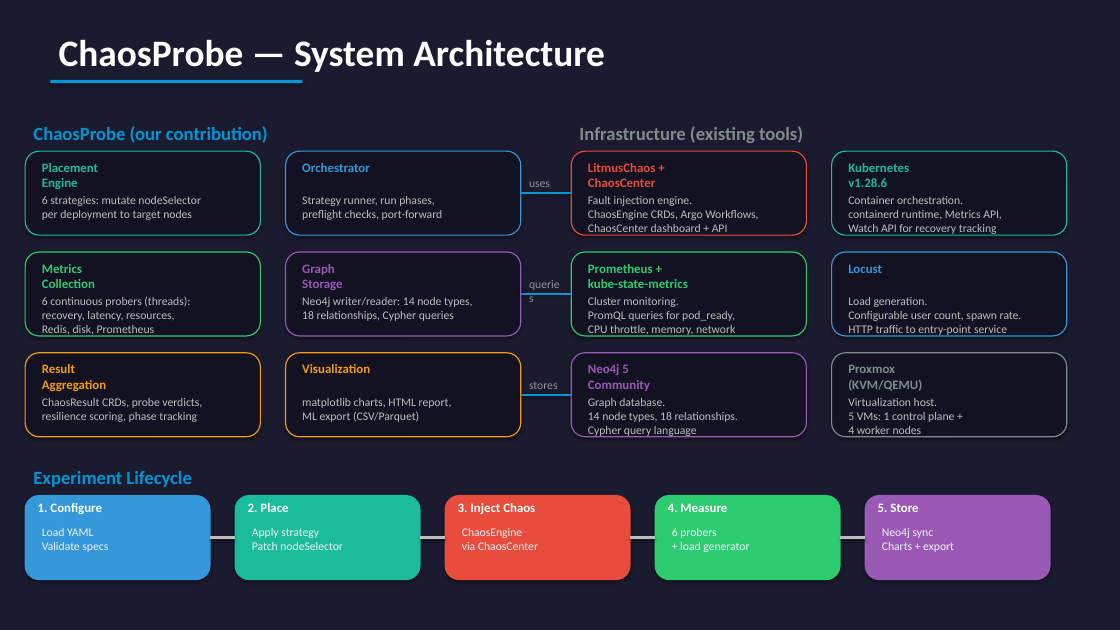
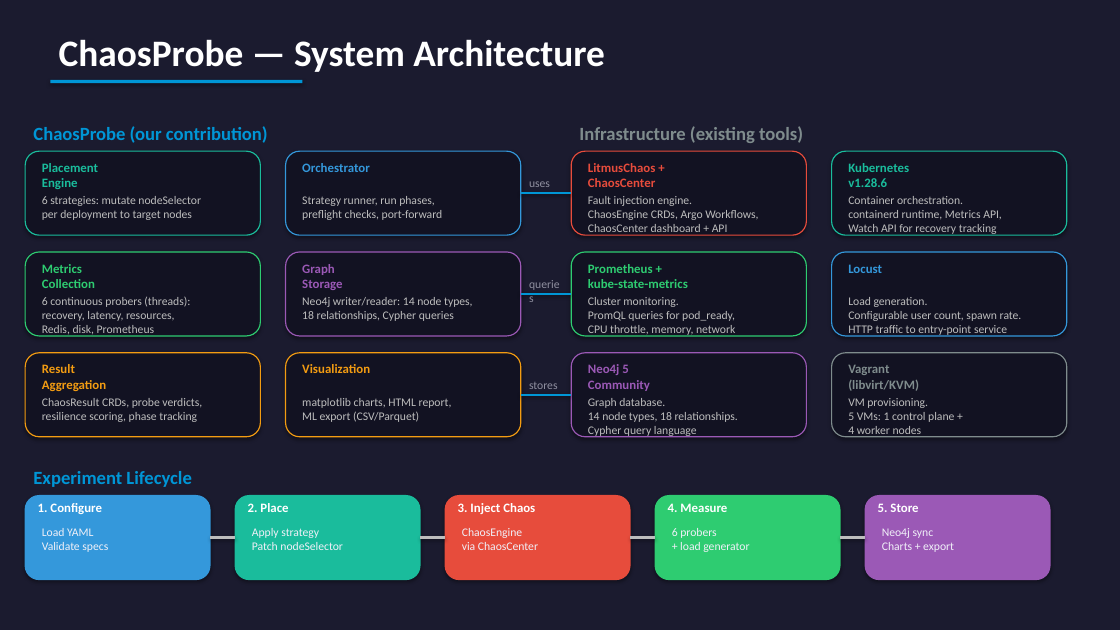
Before and after one commit to yhu02/uva-msc-thesis, a slide deck: slide 7 of ChaosProbe_Presentation.pptx. Drawn at 1120x630 pixels with LibreOffice and Linux fonts; fonts in the diff are those of the drawing. Boxes give left, top, right and bottom in pixels: in the first picture for what was removed or moved away, otherwise in the second. Text is boxed around its words. In the diff, an @@ line names an element or a change of style, - is before the commit and + after.

```diff
--- a/ChaosProbe_Presentation.pptx
+++ b/ChaosProbe_Presentation.pptx
@@ text at (848,365,919,391): text changed @@
-Proxmox
-(KVM/QEMU)
+Vagrant
+(libvirt/KVM)
@@ text at (848,398,954,437): text changed @@
-Virtualization host.
-5 VMs: 1 control plane +
-4 worker nodes
+VM provisioning.
+5 VMs: 1 control plane +
+4 worker nodes
```
Also in this commit, not shown: 7 other slides changed, 1 slide added, 1 slide removed, 2 other files.
